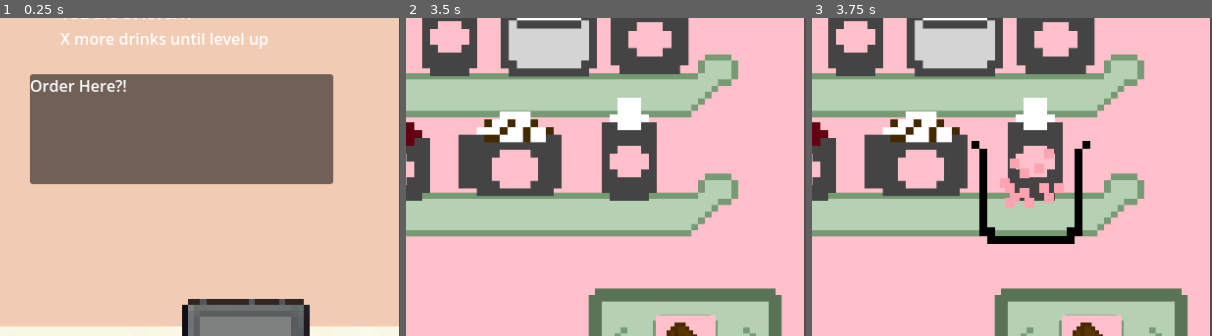
Above: before the commit, frames 1-3 (left to right).
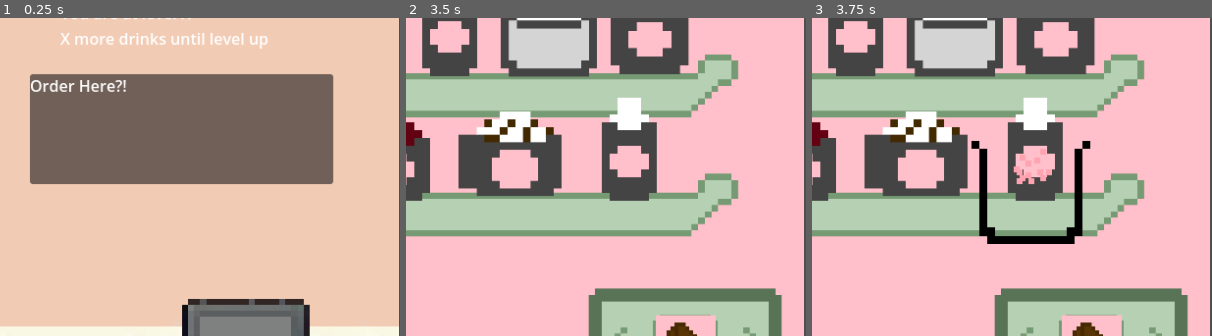
Above: after the commit, the same moments.

Repository: aylabaguette/40sGame
Game: Godot game, scene res://scenes/main.tscn
Same seed, same stepped clock (60 frames per second), same inputs: the game is played once before the commit and once after it.
Inputs (mouse positions are % of the whole screen's width and height, from its top left):
- Up to frame 1 (0.25 s): no input
- Up to frame 2 (3.5 s): tap Enter at 0.5 s; move the mouse to (39, 86) at 0.52 s; click (39, 86) at 0.6 s; click (2, 4) at 1.25 s; click (2, 4) at 2 s; tap Space at 2.75 s; move the mouse to (39, 86) at 2.77 s; click (39, 86) at 2.85 s
- Up to frame 3 (3.75 s): tap Enter at 3.5 s; move the mouse to (78, 27) at 3.52 s; click (78, 27) at 3.6 s
The pictures show only the part of the screen within x 50-100%, y 6-56%; the shares and areas given below are measured in that part.

Frames 1-2 are identical in both runs. In frame 3, 1.1% of the frame differs, in the area x 47-63%, y 40-60%.

Commit message:
fixed topping bug

Diff:
--- a/40s-game/scenes/Kitchen.tscn
+++ b/40s-game/scenes/Kitchen.tscn
@@ -264,7 +264,7 @@
 
 [node name="toppingDrag" type="Sprite2D" parent="." groups=["topping"]]
 texture_filter = 3
-scale = Vector2(5, 5)
+scale = Vector2(3, 3)
 
 [node name="Area2D" type="Area2D" parent="toppingDrag" groups=["topping"]]
 
--- a/40s-game/scenes/cup.gd
+++ b/40s-game/scenes/cup.gd
@@ -26,6 +26,7 @@
 		cup.position = get_global_mouse_position()
 
 	if(toppingInCup || newInstanceInCup):
+		#print(newInstanceInCup)
 		var cupPosition = cup.position
 		SignalBus.toppingInCup.emit(cupPosition,newInstanceInCup)
 
@@ -37,15 +38,14 @@
 	mouseEntered = false
 
 func _on_area_2d_cup_area_entered(area: Area2D) -> void:
+	print("Entered area:", area.name, "Groups:", area.get_groups())
 
-	print("works")
-	if(area.is_in_group("topping")):
+	if(area.is_in_group("topping") && toppingInCup == false):
 		toppingInCup = true
 
-	if(area.is_in_group("newInstanceTopping")):
+	elif(area.is_in_group("newInstanceTopping") && newInstanceInCup == false):
 		newInstanceInCup = true
 
 func _on_area_2d_cup_area_exited(area: Area2D) -> void:
 	toppingInCup = false
-
 	newInstanceInCup = false
--- a/40s-game/scenes/toppings.gd
+++ b/40s-game/scenes/toppings.gd
@@ -80,22 +80,25 @@
 			#basically saying if the mouse is within the rect
 			if(currentTopping.get_rect().has_point(local_mouse_pos)):
 				toppingFollowMouse = true
-				if(newInstance == false):
-					topping_drag.texture = unlockedToppingsCup[topping]
-				else:
-					toppingInstance.texture = unlockedToppingsCup[topping]
 
 				#if the topping is in the cup when the jar is clicked, reset back to mouse
 				if(toppingFollowCup && newInstance == false):
 					toppingFollowMouse = true
 					toppingFollowCup = false
 					newInstance = true
+					newInstanceFollowMouse = true
 
 					toppingInstance = topping_drag.duplicate()
 					newArea2D = area_2d.duplicate()
 					add_child(toppingInstance)
+					toppingInstance.position = get_global_mouse_position()
 					toppingInstance.get_child(0).add_to_group("newInstanceTopping")
-					newInstanceFollowMouse = true
+					toppingInstance.get_child(0).remove_from_group("topping")
+
+				if(newInstance == false):
+					topping_drag.texture = unlockedToppingsCup[topping]
+				else:
+					toppingInstance.texture = unlockedToppingsCup[topping]
 
 func toppingInCup(cupPositon,newInstanceInCup):
 	toppingFollowCup = true
